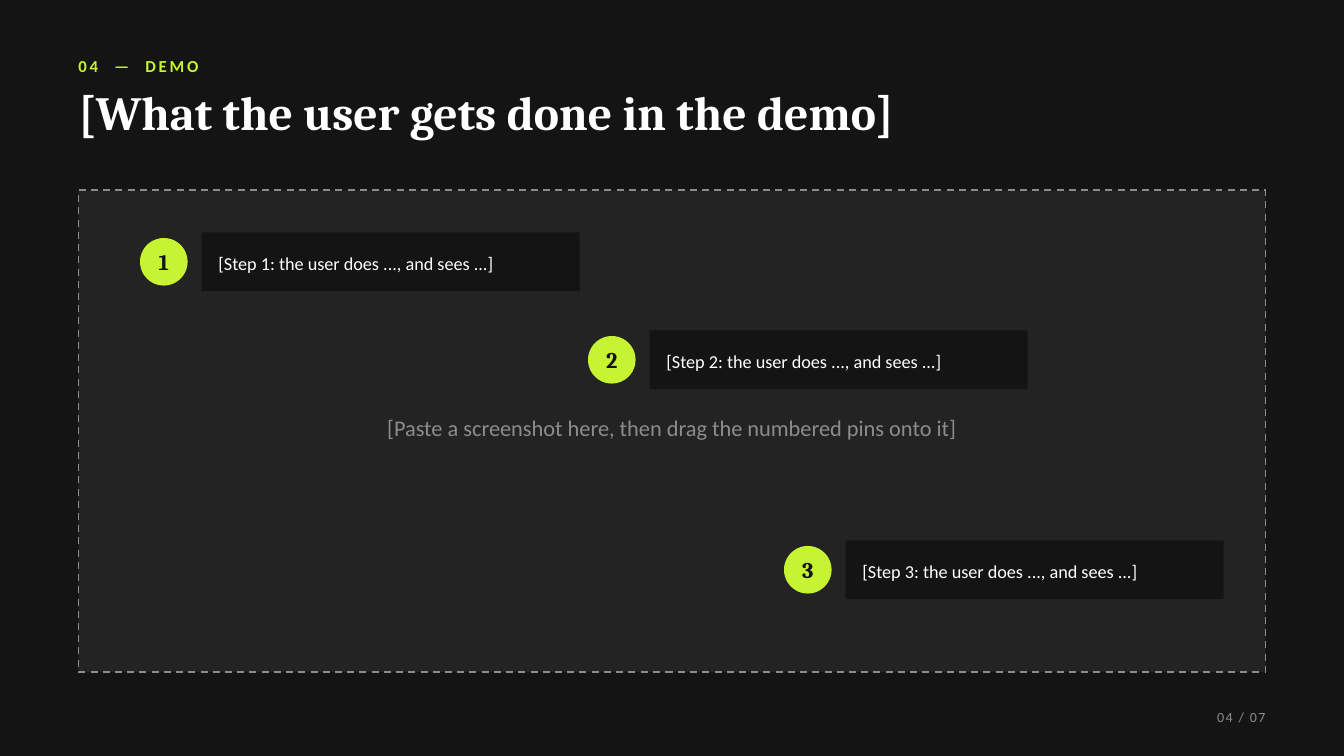
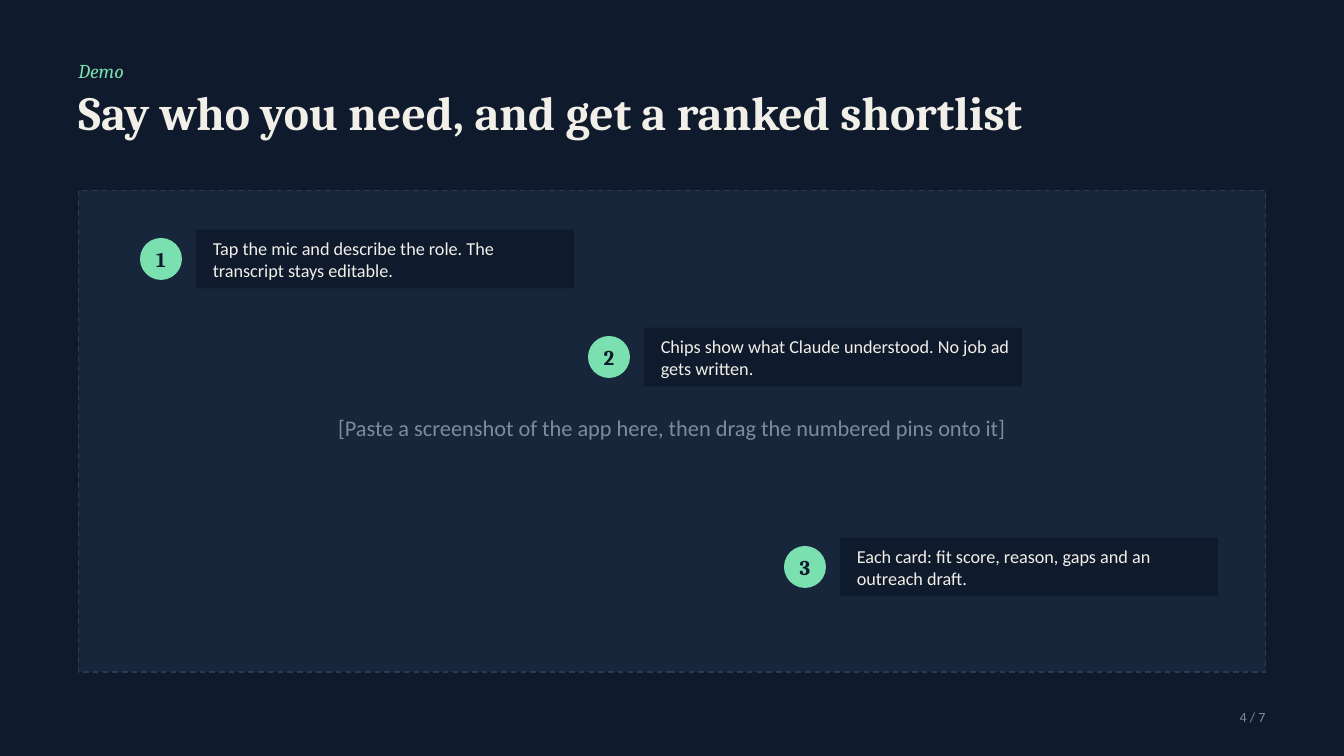
Before and after one commit to OP793/Table7, a slide deck: slide 4 of presentation/Table7-pitch-deck.pptx. Drawn at 1344x756 pixels with LibreOffice and Linux fonts; fonts in the diff are those of the drawing. Boxes give left, top, right and bottom in pixels: in the first picture for what was removed or moved away, otherwise in the second. Text is boxed around its words. In the diff, an @@ line names an element or a change of style, - is before the commit and + after.

```diff
--- a/presentation/Table7-pitch-deck.pptx
+++ b/presentation/Table7-pitch-deck.pptx
@@ background #141414 to #0F1B2D @@
@@ text at <box>78,65,123,78</box>: text changed; size 12 to 14 pt; font Calibri to Cambria; text colour #C6F432 to #7BE0B0; bold off; italic on @@
-04 — DEMO
+Demo
@@ title at <box>78,97,1022,141</box>: text changed; text colour #FFFFFF to #F2EFE8 @@
-[What the user gets done in the demo]
+Say who you need, and get a ranked shortlist
@@ rectangle at <box>79,191,1266,673</box>: fill #232323 to #17263B; outline #8C8C8C 1.25 pt dashed to #2A3A52 1 pt dashed @@
@@ size 16 to 15 pt, text colour #141414 to #0F1B2D; fill #C6F432 to #7BE0B0 in 3 elements at <box>784,546,827,589</box>, <box>588,336,630,378</box>, <box>140,238,182,280</box> @@
@@ ellipse "1": place and size @@
-ellipse "1" at <box>140,238,188,285</box>
+ellipse "1" at <box>140,238,182,280</box>
@@ text at <box>213,242,493,280</box>: text changed; text colour #FFFFFF to #F2EFE8 @@
-[Step 1: the user does ..., and sees ...]
+Tap the mic and describe the role. The transcript stays editable.
@@ ellipse "2": place and size @@
-ellipse "2" at <box>588,336,635,383</box>
+ellipse "2" at <box>588,336,630,378</box>
@@ text at <box>661,340,1009,378</box>: text changed; text colour #FFFFFF to #F2EFE8 @@
-[Step 2: the user does ..., and sees ...]
+Chips show what Claude understood. No job ad gets written.
@@ text at <box>338,420,1005,440</box>: text changed; text colour #8C8C8C to #7F8A9C @@
-[Paste a screenshot here, then drag the numbered pins onto it]
+[Paste a screenshot of the app here, then drag the numbered pins onto it]
@@ 3 rectangles: place and size @@
-3 rectangles at <box>202,233,1224,599</box>
+3 rectangles at <box>196,230,1218,596</box>
@@ fill #141414 to #0F1B2D in 3 elements at <box>644,328,1022,386</box>, <box>196,230,574,288</box>, <box>840,537,1218,596</box> @@
@@ ellipse "3": place and size @@
-ellipse "3" at <box>784,546,832,594</box>
+ellipse "3" at <box>784,546,827,589</box>
@@ text at <box>857,550,1150,585</box>: text changed; text colour #FFFFFF to #F2EFE8 @@
-[Step 3: the user does ..., and sees ...]
+Each card: fit score, reason, gaps and an outreach draft.
@@ text at <box>1240,713,1265,722</box>: text changed; text colour #8C8C8C to #7F8A9C @@
-04 / 07
+4 / 7
```
Also in this commit, not shown: 3 other slides changed, 3 slides added, 3 slides removed.
